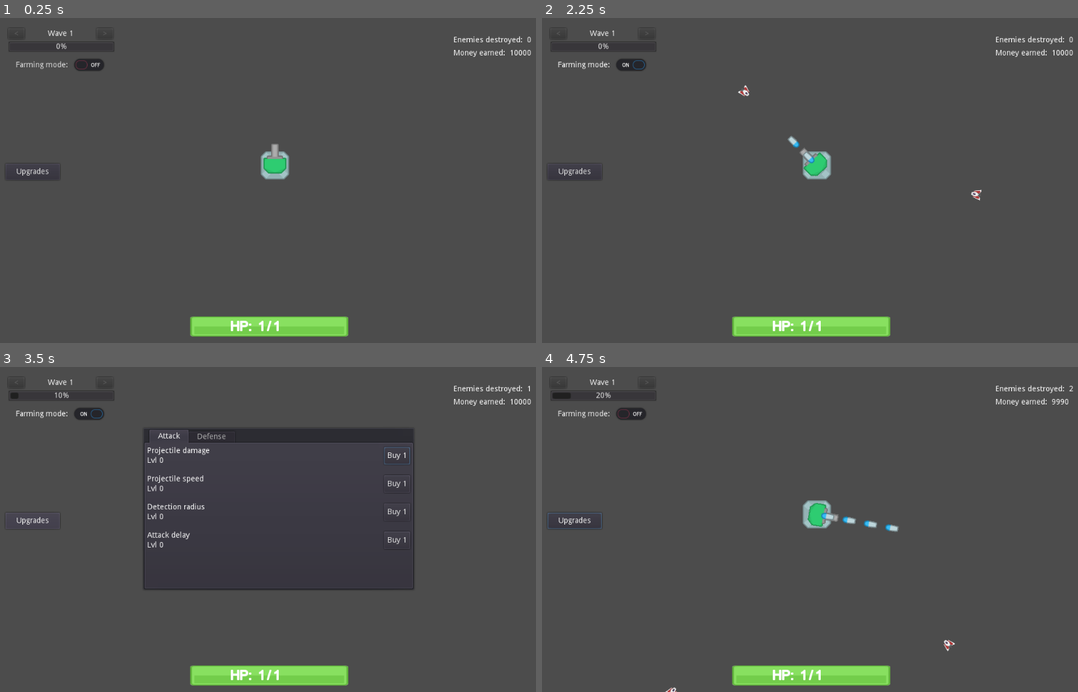
Above: before the commit, frames 1-4 (two rows, left to right).
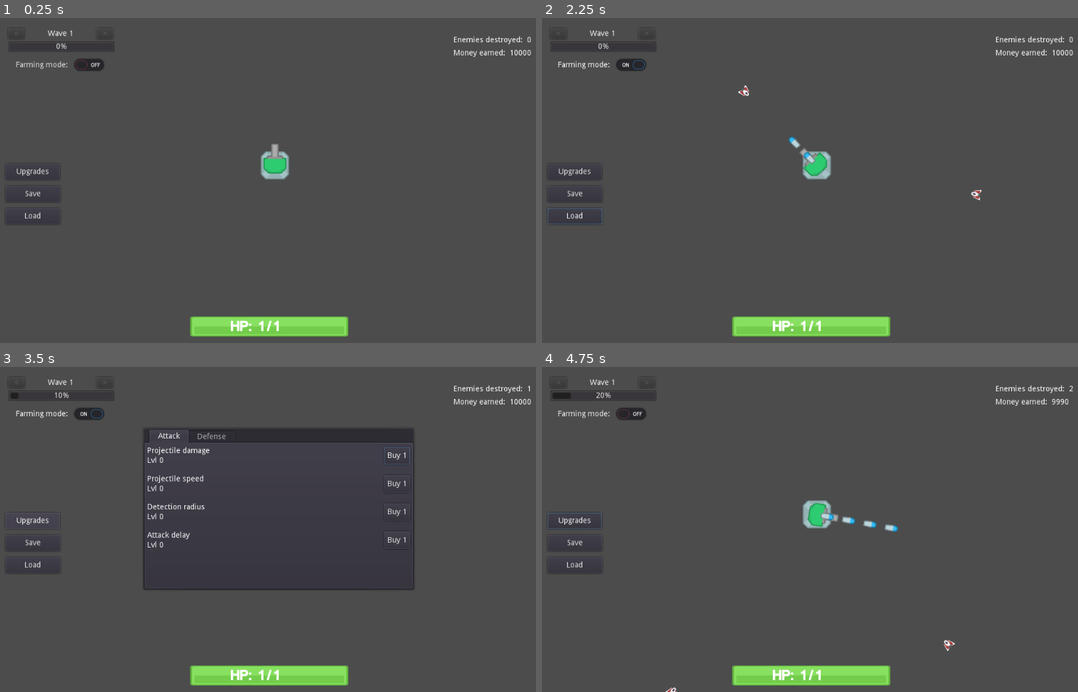
Above: after the commit, the same moments.

Repository: deniauma/UltimateDefenseIdle
Game: Godot game, scene res://Scenes/Main.tscn
The game is run twice, just before and just after one commit, with the same random seed, the same clock (stepped at 60 frames per second) and the same inputs.
Inputs (mouse positions are in pixels of both pictures, inside the frame that each line leads up to):
- Up to frame 1 (0.25 s): no input
- Up to frame 2 (2.25 s): click (574, 193) at 0.5 s, where only the run after the commit has a clickable "Save"; click (574, 216) at 1.25 s, where only the run after the commit has a clickable "Load"; click "Farming mode:" at 2 s
- Up to frame 3 (3.5 s): click "Upgrades" at 2.75 s
- Up to frame 4 (4.75 s): click "Buy 1" at 3.5 s; click "Farming mode:" at 4.25 s

The runs differ from the first frame. In frame 1, less than 0.1% of the frame differs, in the area x 4-8%, y 53-62%; in frame 2, 0.2%; in frame 3, less than 0.1%; in frame 4, 0.2%, in the area x 4-67%, y 44-62%.

Commit message:
Add encrypted save system

Diff:
--- a/Scenes/Main.tscn
+++ b/Scenes/Main.tscn
@@ -117,6 +117,22 @@
 
 [node name="UpgradesUI" parent="HUD" instance=ExtResource( 6 )]
 
+[node name="SaveBtn" type="Button" parent="HUD"]
+margin_left = 14.0
+margin_top = 310.0
+margin_right = 115.0
+margin_bottom = 340.0
+rect_min_size = Vector2( 0, 30 )
+text = "Save"
+
+[node name="LoadBtn" type="Button" parent="HUD"]
+margin_left = 14.0
+margin_top = 351.0
+margin_right = 115.0
+margin_bottom = 381.0
+rect_min_size = Vector2( 0, 30 )
+text = "Load"
+
 [node name="WaveManager" type="Node2D" parent="." groups=[
 "WaveSpawn",
 ]]
--- a/Scripts/Bullet.gd
+++ b/Scripts/Bullet.gd
@@ -14,12 +14,14 @@
 func _physics_process(delta):
 	if velocity.x == 0 and velocity.y == 0:
 		velocity = (target - global_position).normalized() * speed
-	rotation = Vector2(0, 1).angle_to(velocity)
+	rotation = Vector2(0, -1).angle_to(velocity)
 	if (target - global_position).length() > 1:
 		velocity = move_and_slide(velocity)
+	else:
+		self_destroy()
 
 
-func on_hit(body):
+func on_hit(body: Enemy):
 	for enemy in $AoE.get_overlapping_bodies():
 		enemy.take_damage(damage)
 	#body.take_damage(damage)
--- a/Scripts/GameSave.gd
+++ b/Scripts/GameSave.gd
@@ -20,5 +20,26 @@
 	var save_game = File.new()
 	save_game.open("user://game.save", File.WRITE)
 	var save_data = save()
-	save_game.store_line(to_json(save_data))
+	save_game.store_string(Marshalls.utf8_to_base64(to_json(save_data)))
 	save_game.close()
+
+func load_game():
+	var save_game = File.new()
+	if not save_game.file_exists("user://game.save"):
+		return # Error! We don't have a save to load.
+
+	save_game.open("user://game.save", File.READ)
+	var save_data = parse_json(Marshalls.base64_to_utf8(save_game.get_as_text()))
+	update_game(save_data)
+	save_game.close()
+
+func update_game(data):
+	GameState.gold = data["gold"]  as int
+	GameState.max_wave = data["max_wave"]  as int
+	GameState.upg_proj_dmg.level = data["upg_proj_dmg"] as int
+	GameState.upg_proj_speed.level = data["upg_proj_speed"]  as int
+	GameState.upg_detect_radius.level = data["upg_detect_radius"]  as int
+	GameState.upg_attack_delay.level = data["upg_attack_delay"]  as int
+	GameState.upg_hp.level = data["upg_hp"]  as int
+	GameState.upg_def.level = data["upg_def"]  as int
+	GameState.update_player_stats()
--- a/Scripts/Main.gd
+++ b/Scripts/Main.gd
@@ -1,13 +1,22 @@
 extends Node2D
 
+var game_save = GameSave.new()
 
 func _ready():
 	GameState.update_player_stats()
 	$Player.connect("body_entered", self, "on_player_contact")
 	$HUD/WaveControl.spawn_in_tree = $WaveManager
 	update_ui_hp()
-	var game_save = GameSave.new()
+	$HUD/SaveBtn.connect("pressed", self, "on_save_click")
+	$HUD/LoadBtn.connect("pressed", self, "on_load_click")
+	#game_save.load_game()
+
+func on_save_click():
 	game_save.save_game()
+
+func on_load_click():
+	game_save.load_game()
+	get_tree().call_group("upgrades_ui", "update_ui")
 
 func _physics_process(delta):
 	$HUD/EnemiesDestroyed/Number.text = str(GameState.destroyed_enemies)
--- a/Scripts/UpgradeLine.gd
+++ b/Scripts/UpgradeLine.gd
@@ -7,6 +7,7 @@
 
 func _ready():
 	buy1_btn.connect("pressed", self, "on_buy1_click")
+	add_to_group("upgrades_ui")
 
 func _physics_process(delta):
 	buy1_btn.disabled = not upgrade.can_buy_next_upgrade()
